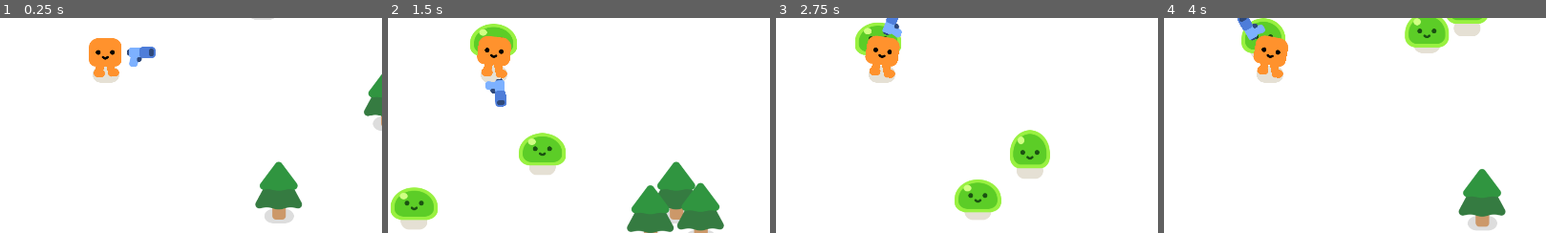
Above: before the commit, frames 1-4 (left to right).
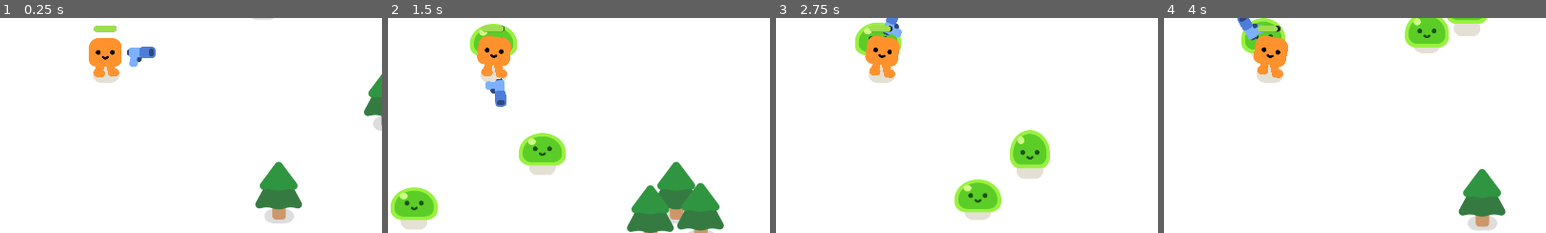
Above: after the commit, the same moments.

Repository: mvfranco94/2d-project-godot
Game: Godot game, scene res://survivors_game.tscn
Same seed, same stepped clock (60 frames per second), same inputs: the game is played once before the commit and once after it.
Inputs:
- Up to frame 1 (0.25 s): no input
- Up to frame 2 (1.5 s): hold W (move_up) from 0.53 s (still down)
- Up to frame 3 (2.75 s): release W (move_up) at 2.03 s; hold A (move_left) from 2.03 s (still down)
- Up to frame 4 (4 s): release A (move_left) at 3.53 s; hold S (move_down) from 3.53 s (still down)
The pictures show only the part of the screen within x 36-86%, y 37-87%; the shares and areas given below are measured in that part.

The runs differ from the first frame. In frame 1, 0.2% of the frame differs, in the area x 24-31%, y 3-7%; in frame 2, 0.1%; in frame 3, 0.2%; in frame 4, 0.2%.

Commit message:
Add new progressBar to the health player
Now the player take damage and its health is shown
in the top of the player. When the player doesn't have
more health the a signal is emitted.

Diff:
--- a/player.gd
+++ b/player.gd
@@ -1,4 +1,8 @@
 extends CharacterBody2D
+
+signal health_depleted
+
+var health = 100.0
 
 func _physics_process(delta):
 	var direction = Input.get_vector("move_left", "move_right", "move_up", "move_down")
@@ -9,3 +13,12 @@
 		%HappyBoo.play_walk_animation()
 	else:
 		%HappyBoo.play_idle_animation()
+
+	const DAMAGE_RATE = 5.0
+	var overlapping_mobs = %HurtBox.get_overlapping_bodies()
+
+	if overlapping_mobs.size() > 0:
+		health -= DAMAGE_RATE * overlapping_mobs.size() * delta
+		%ProgressBar.value = health
+		if health <= 0.0:
+			health_depleted.emit()
--- a/player.tscn
+++ b/player.tscn
@@ -6,6 +6,23 @@
 
 [sub_resource type="CircleShape2D" id="CircleShape2D_3c8e4"]
 radius = 29.0172
+
+[sub_resource type="CircleShape2D" id="CircleShape2D_3k2yi"]
+radius = 30.5941
+
+[sub_resource type="StyleBoxFlat" id="StyleBoxFlat_nwt74"]
+bg_color = Color(0.152941, 0.168627, 0.188235, 1)
+corner_radius_top_left = 8
+corner_radius_top_right = 8
+corner_radius_bottom_right = 8
+corner_radius_bottom_left = 8
+
+[sub_resource type="StyleBoxFlat" id="StyleBoxFlat_cevvj"]
+bg_color = Color(0.623529, 0.866667, 0.317647, 1)
+corner_radius_top_left = 8
+corner_radius_top_right = 8
+corner_radius_bottom_right = 8
+corner_radius_bottom_left = 8
 
 [node name="Player" type="CharacterBody2D"]
 script = ExtResource("1_hhqup")
@@ -20,3 +37,24 @@
 
 [node name="Gun" parent="." instance=ExtResource("3_3dl4y")]
 position = Vector2(-2, -44)
+
+[node name="HurtBox" type="Area2D" parent="."]
+unique_name_in_owner = true
+collision_layer = 0
+collision_mask = 2
+
+[node name="CollisionShape2D" type="CollisionShape2D" parent="HurtBox"]
+position = Vector2(-1, -14)
+shape = SubResource("CircleShape2D_3k2yi")
+debug_color = Color(0.939979, 0.245959, 0, 0.42)
+
+[node name="ProgressBar" type="ProgressBar" parent="."]
+unique_name_in_owner = true
+offset_left = -31.0
+offset_top = -122.0
+offset_right = 27.0
+offset_bottom = -107.0
+theme_override_styles/background = SubResource("StyleBoxFlat_nwt74")
+theme_override_styles/fill = SubResource("StyleBoxFlat_cevvj")
+value = 100.0
+show_percentage = false
Not shown: 1 places in player.tscn that only renumber resources
